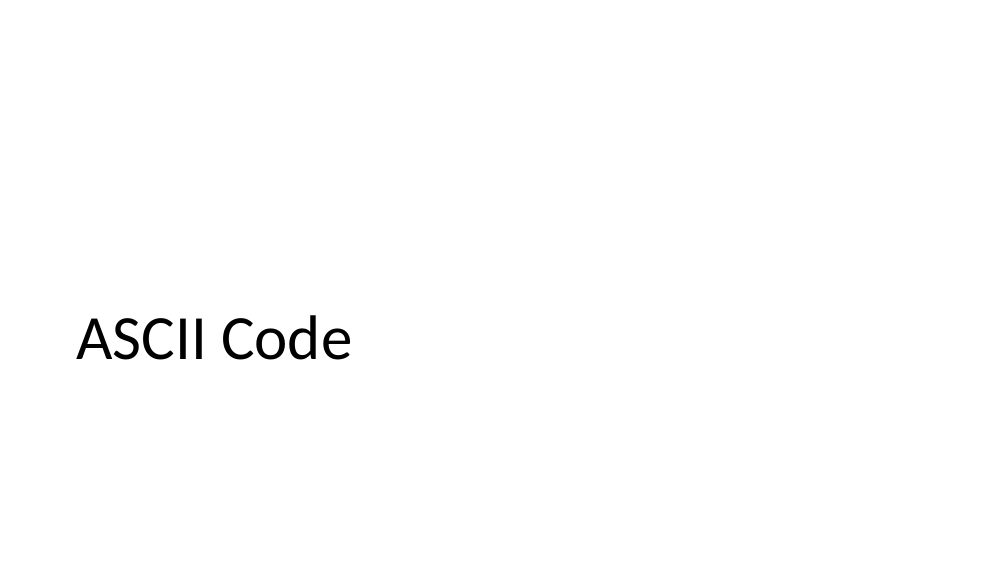
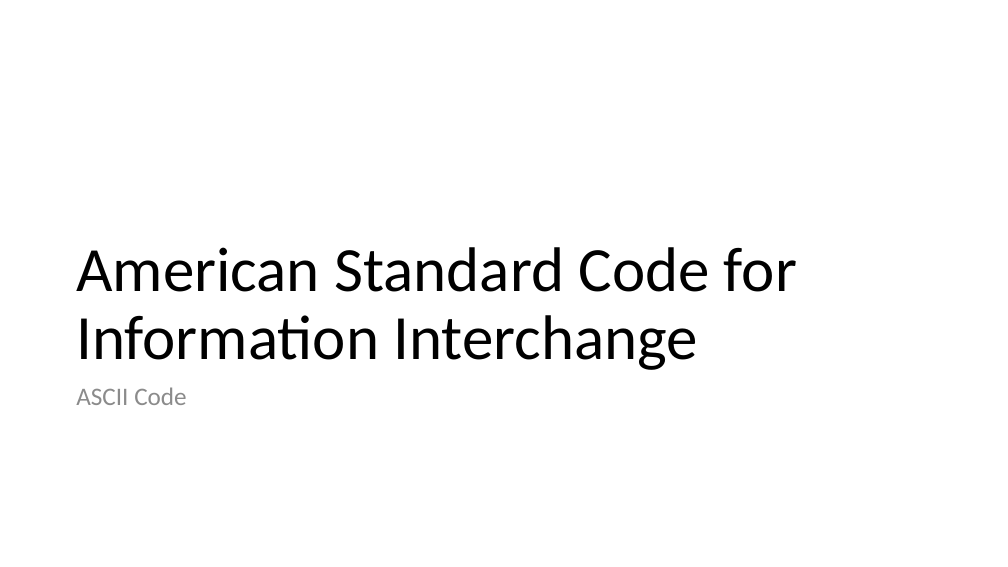
Before and after one commit to frankwxu/digital-forensics-lab, a slide deck: slide 16 of Basic_Computer_Skills_for_Forensics/0_Number_Systems.pptx. Drawn at 1008x567 pixels with LibreOffice and Linux fonts; fonts in the diff are those of the drawing; background and template pictures are left out. Boxes give left, top, right and bottom in pixels: in the first picture for what was removed or moved away, otherwise in the second. Text is boxed around its words. In the diff, an @@ line names an element or a change of style, - is before the commit and + after.

```diff
--- a/Basic_Computer_Skills_for_Forensics/0_Number_Systems.pptx
+++ b/Basic_Computer_Skills_for_Forensics/0_Number_Systems.pptx
@@ title at (x1=76, y1=247, x2=797, y2=370): text changed @@
-ASCII Code
+American Standard Code for Information Interchange
@@ text added at (x1=76, y1=387, x2=186, y2=405), 24 pt, text #8C8C8C @@
+ASCII Code
```
Also in this commit, not shown: 7 other slides changed, 1 other file.
